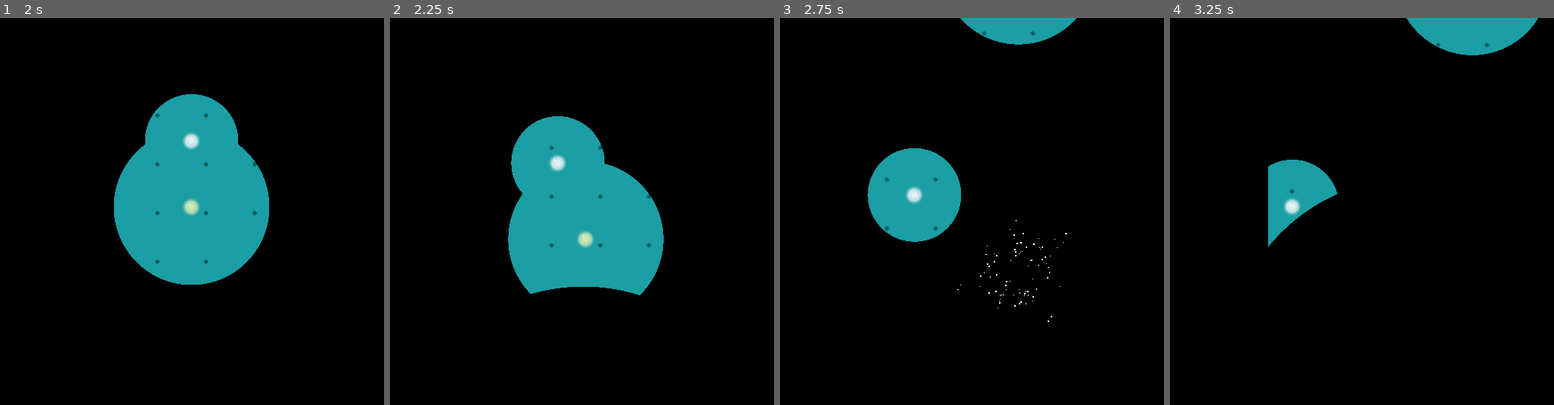
Above: before the commit, frames 1-4 (left to right).
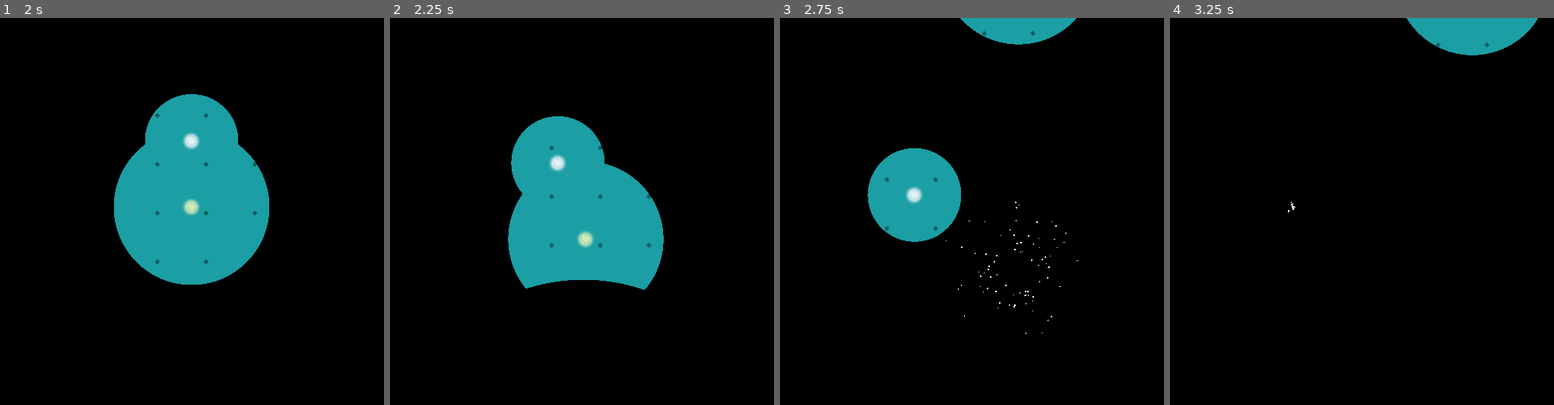
Above: after the commit, the same moments.

Repository: Disablak/Godot-Wild-Jam
Game: Godot game, scene res://Scenes/levels/LevelFinal.tscn
Two runs of this game, one before a commit and one after it. Both use one fixed random seed, a clock stepped at 60 frames per second and the inputs below. This scene is started directly instead of the project's main scene.
Inputs (mouse positions are in pixels of both pictures, inside the frame that each line leads up to):
- Up to frame 1 (2 s): move the mouse to (172, 292) at 0.52 s; hold W (move_up) from 0.53 s (still down); tap Space (next_level) at 0.6, 1.35 s; click (172, 292) at 0.67 s; move the mouse to (307, 273) at 1.27 s
- Up to frame 2 (2.25 s): move the mouse to (462, 153) at 2.02 s; release W (move_up) at 2.03 s; hold A (move_left) from 2.03 s (still down); tap Space (next_level) at 2.1 s
- Up to frame 3 (2.75 s): keep holding A (move_left)
- Up to frame 4 (3.25 s): keep holding A (move_left); move the mouse to (1381, 211) at 2.77 s; tap Space (next_level) at 2.85 s; click (1381, 211) at 2.92 s

Frame 1 is identical in both runs. In frame 2, 0.5% of the frame differs, in the area x 35-67%, y 67-72%; in frame 3, less than 0.1%; in frame 4, 2.3%, in the area x 25-44%, y 36-60%.
Error in both runs: Attempt to call function 'find_node' in base 'null instance' on a null instance. (res://Scripts/Level.gd:82)

Commit message:
polish last level

Diff:
--- a/Scenes/Main.tscn
+++ b/Scenes/Main.tscn
@@ -14,12 +14,13 @@
 [ext_resource path="res://Scenes/MenuBetweenLevels.tscn" type="PackedScene" id=12]
 [ext_resource path="res://Scenes/levels/components/SimpleAmbient.tscn" type="PackedScene" id=13]
 [ext_resource path="res://Scenes/MainMenuAmbient.gd" type="Script" id=14]
+[ext_resource path="res://Scenes/levels/LevelFinal.tscn" type="PackedScene" id=15]
 
 [node name="Main" type="Node2D"]
 
 [node name="ScenesManager" type="Node2D" parent="."]
 script = ExtResource( 2 )
-scenesOrder = [ ExtResource( 7 ), ExtResource( 5 ), ExtResource( 3 ), ExtResource( 1 ), ExtResource( 6 ), ExtResource( 8 ), ExtResource( 9 ) ]
+scenesOrder = [ ExtResource( 7 ), ExtResource( 5 ), ExtResource( 3 ), ExtResource( 1 ), ExtResource( 6 ), ExtResource( 8 ), ExtResource( 9 ), ExtResource( 15 ) ]
 
 [node name="CoinsCounter" type="Node2D" parent="."]
 script = ExtResource( 4 )
--- a/Scenes/MenuBetweenLevels.tscn
+++ b/Scenes/MenuBetweenLevels.tscn
@@ -119,8 +119,20 @@
 [node name="LabelOutro" type="Label" parent="Outro"]
 anchor_right = 1.0
 anchor_bottom = 1.0
+margin_bottom = 49.0
 custom_fonts/font = ExtResource( 5 )
-text = "dfdfsa"
+text = "Thanks for game!
+
+Created by:
+
+Dan Tselish
+Max Verchinsky
+Vladislav Boroday
+
+Special thanks:
+Max Krepchuk"
+align = 1
+autowrap = true
 
 [node name="Tween" type="Tween" parent="."]
 
--- a/Scenes/levels/LevelFinal.tscn
+++ b/Scenes/levels/LevelFinal.tscn
@@ -13,7 +13,7 @@
 [node name="Enemy" parent="." index="5"]
 position = Vector2( 297, 594 )
 scale = Vector2( 8, 8 )
-movementSpeed = 216.0
+movementSpeed = 220.0
 size = 8
 dashDistance = 15.0
 
Not shown: 1 places in Scenes/Main.tscn that only renumber resources
